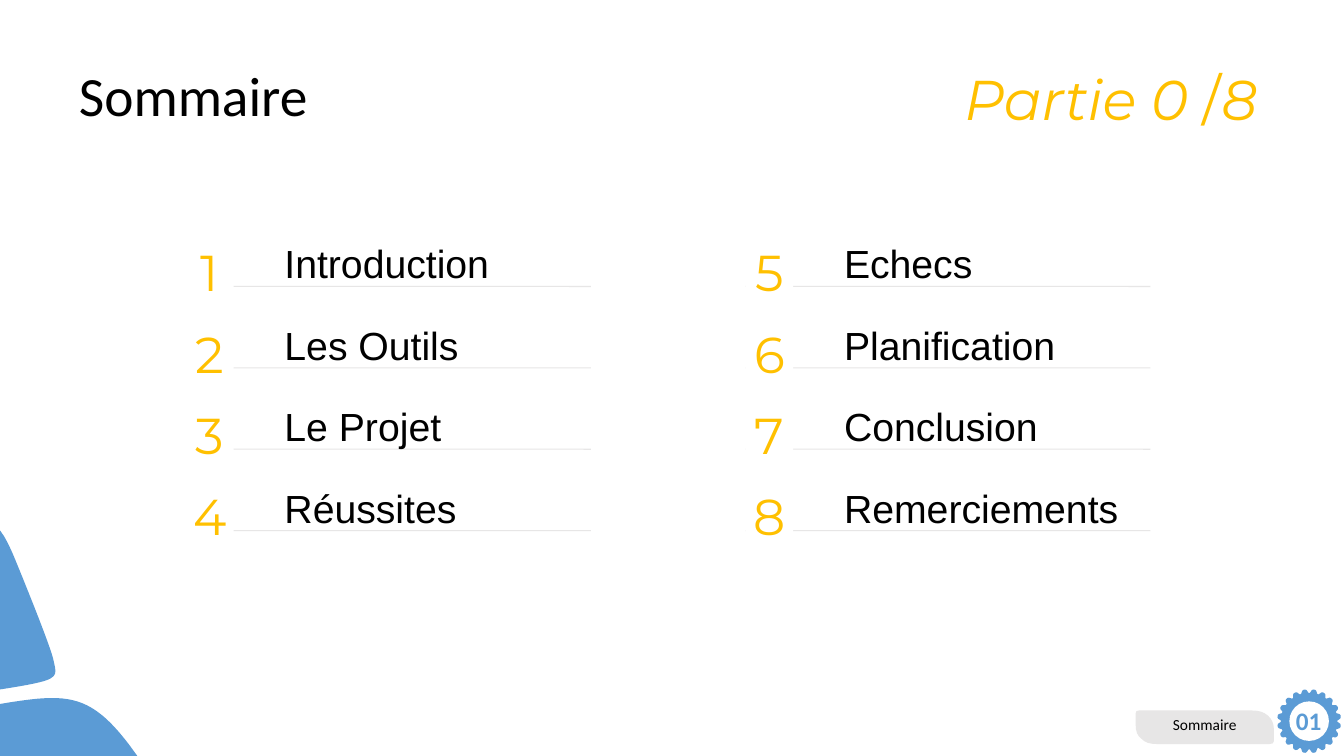
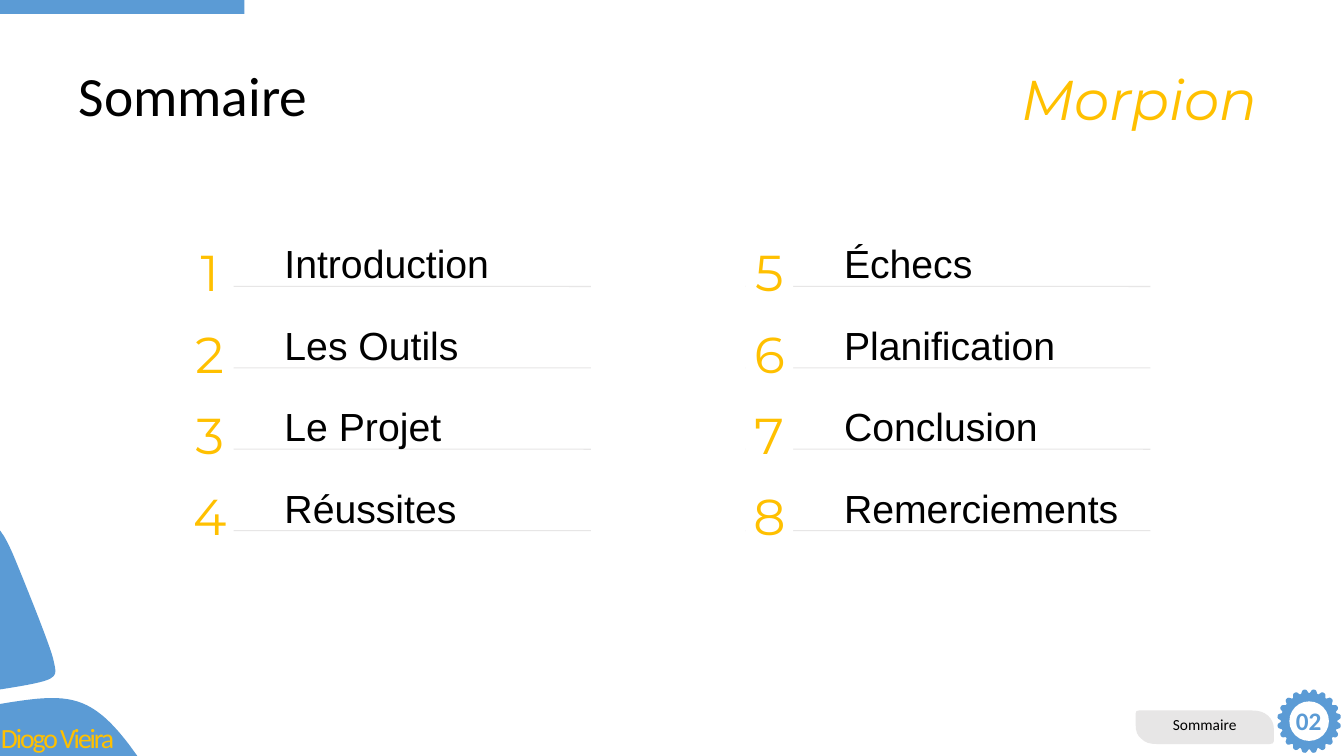
Before and after one commit to DiogoVieiraFerreira/Morpion_Pre-TPI, a slide deck: slide 2 of Dev/Présentation.pptx (slide 1 before the commit). Drawn at 1344x756 pixels with LibreOffice and Linux fonts; fonts in the diff are those of the drawing. Boxes give left, top, right and bottom in pixels: in the first picture for what was removed or moved away, otherwise in the second. Text is boxed around its words. In the diff, an @@ line names an element or a change of style, - is before the commit and + after.

Commit message:
pptx

```diff
--- a/Dev/Présentation.pptx
+++ b/Dev/Présentation.pptx
@@ rectangle added at [0, 0, 244, 14], fill #5B9BD5 @@
@@ text at [1021, 78, 1257, 131]: text changed @@
-Partie 0 /8
+Morpion
@@ text at [844, 247, 972, 279]: text changed @@
-Echecs
+Échecs
@@ text at [1296, 713, 1322, 730]: text changed @@
-01
+02
@@ text added at [1, 725, 114, 753], 19.8 pt, text #FFC000 @@
+Diogo Vieira
```
Also in this commit, not shown: 3 other slides changed, 7 slides added, 2 slides removed, 2 other files.
